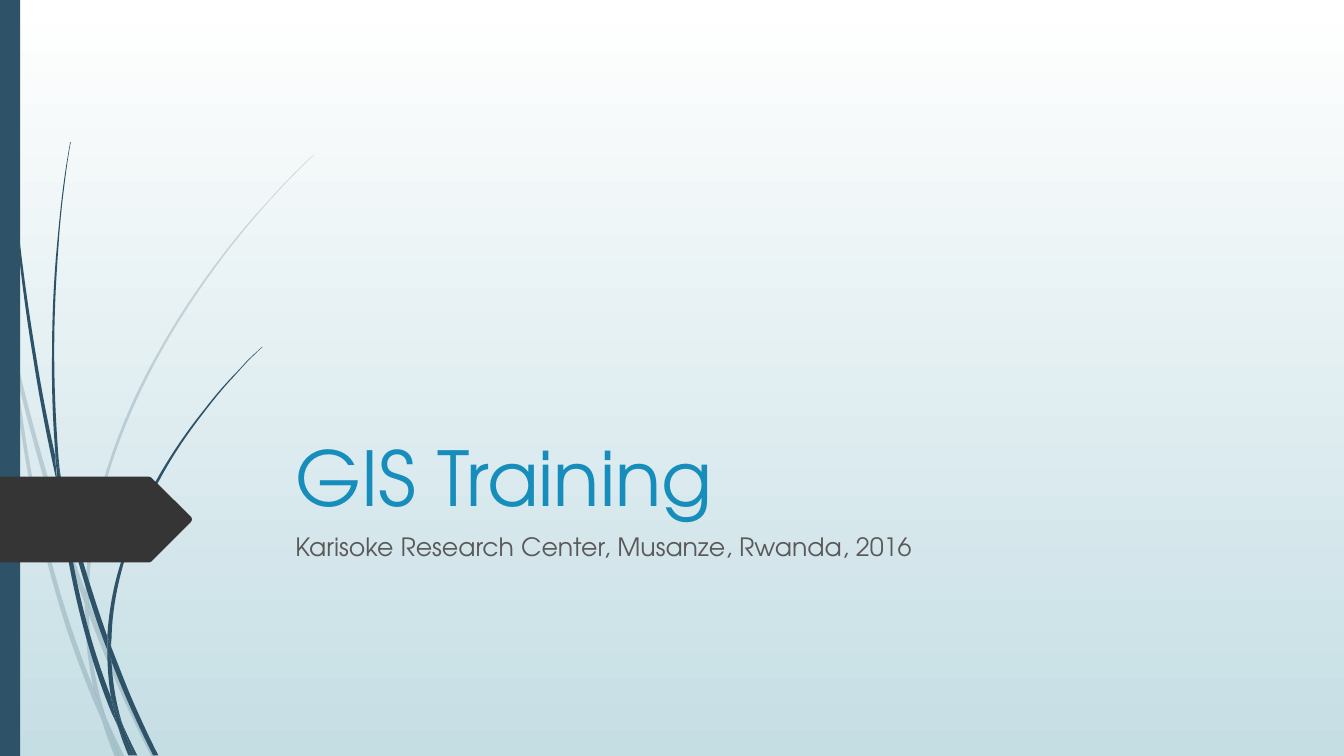
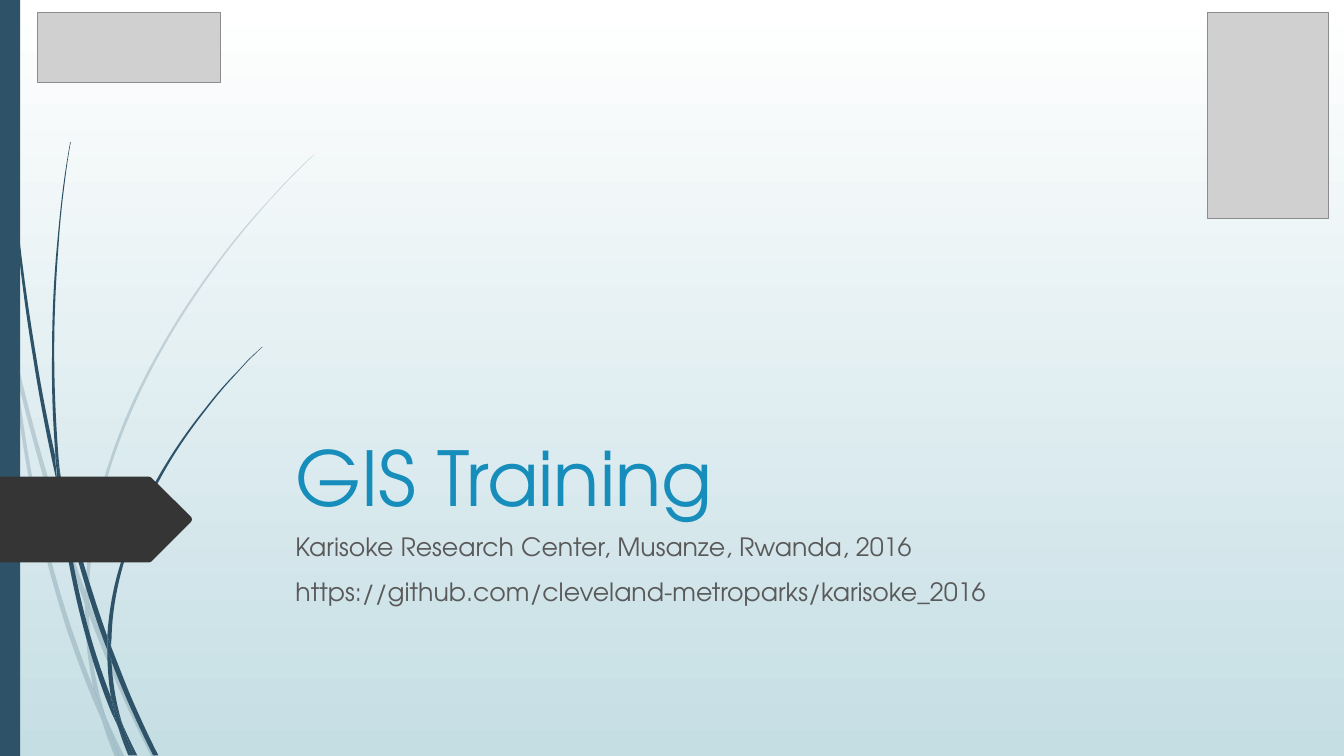
Before and after one commit to cleveland-metroparks/karisoke_2016, a slide deck: slide 1 of GIS Training.pptx. Drawn at 1344x756 pixels with LibreOffice and Linux fonts; fonts in the diff are those of the drawing; grey boxes stand for pictures. Boxes give left, top, right and bottom in pixels: in the first picture for what was removed or moved away, otherwise in the second. Text is boxed around its words. In the diff, an @@ line names an element or a change of style, - is before the commit and + after.

```diff
--- a/GIS Training.pptx
+++ b/GIS Training.pptx
@@ picture added at <box>37,13,221,83</box> @@
@@ picture added at <box>1208,13,1329,219</box> @@
@@ subtitle at <box>295,582,985,607</box>: paragraph added @@
+https://github.com/cleveland-metroparks/karisoke_2016
```
Also in this commit, not shown: 3 other slides changed.
